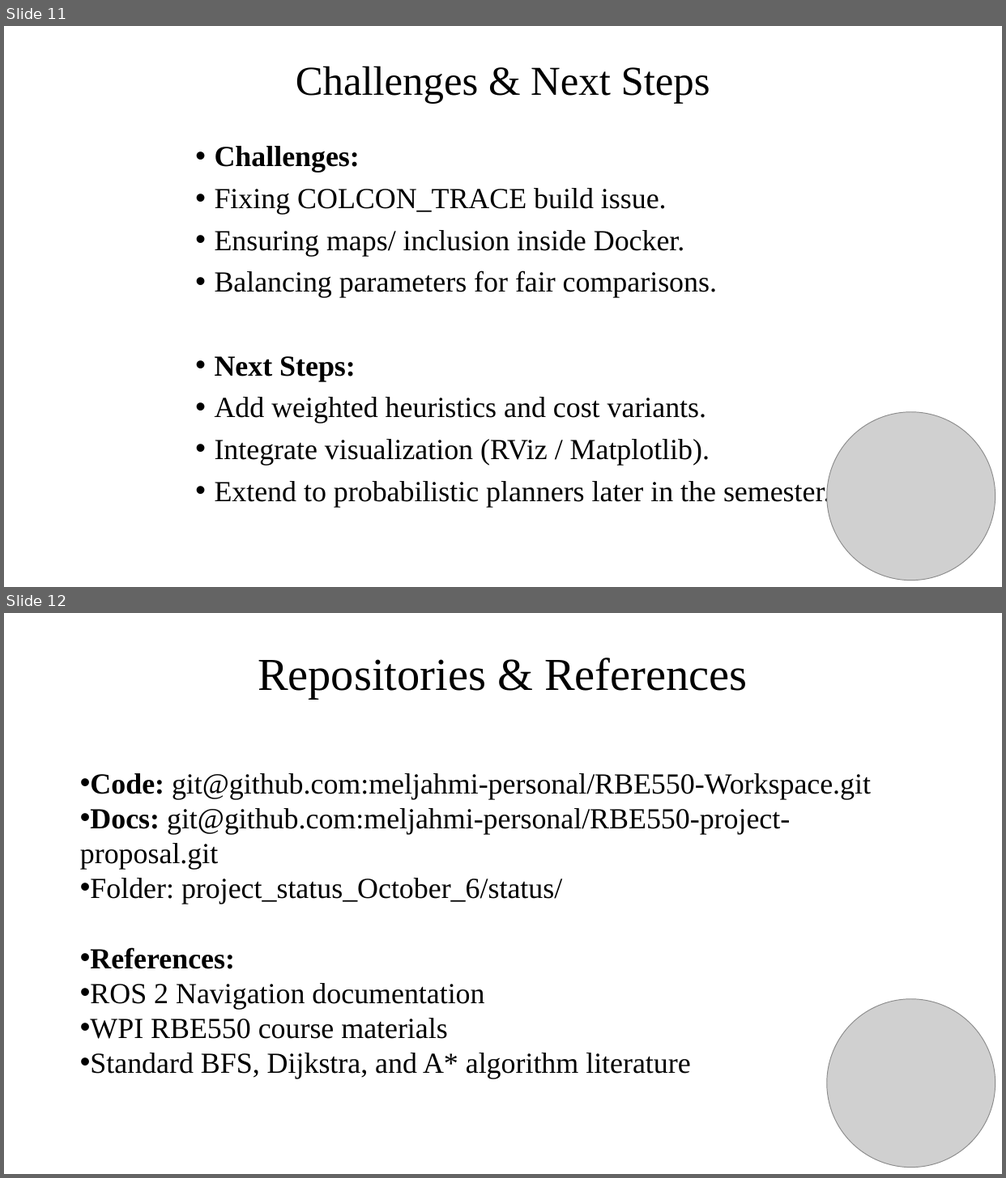
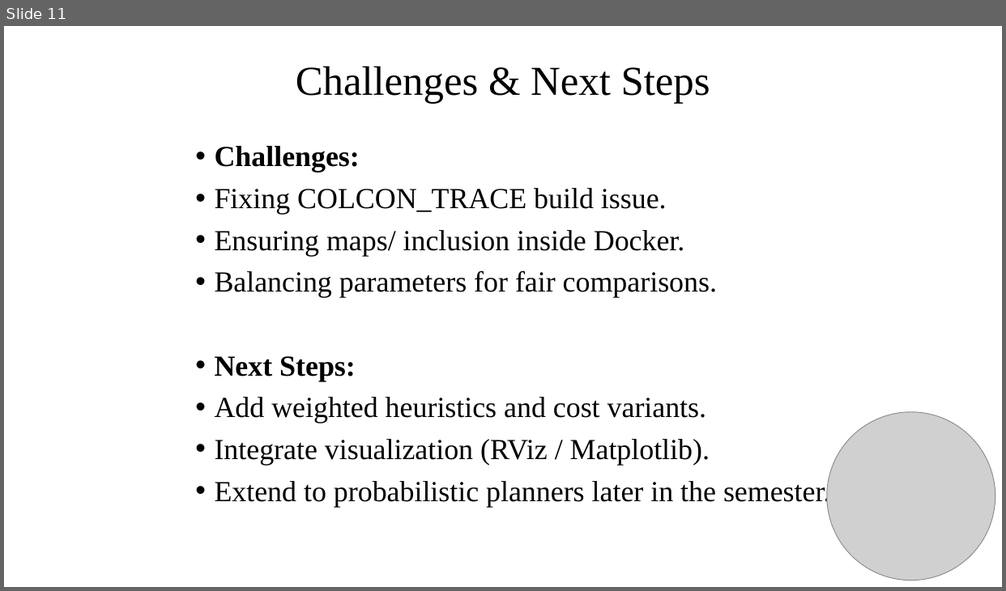
Before and after one commit to meljahmi-personal/RBE550-project-proposal, a slide deck: project_status_October_6/status/Benchmarking_Classical_Grid_Based_Planners_in_ROS2_Oct62025.pptx. Shown one above the other, each under a label of ours: slides 11 and 12 before the commit, slide 11 after it. The pictures are 1006x1178 and 1006x591 pixels, drawn with LibreOffice and Linux fonts; fonts in the diff are those of the drawing; grey boxes stand for pictures. Boxes give left, top, right and bottom in pixels: in the first picture for what was removed or moved away, otherwise in the second. Text is boxed around its words. In the diff, an @@ line names an element or a change of style, - is before the commit and + after.

```diff
--- a/project_status_October_6/status/Benchmarking_Classical_Grid_Based_Planners_in_ROS2_Oct62025.pptx
+++ b/project_status_October_6/status/Benchmarking_Classical_Grid_Based_Planners_in_ROS2_Oct62025.pptx
@@ slide 12 removed at (4, 613, 1002, 1174), background #FFFFFF @@
@@ title removed at (258, 658, 748, 700) @@
-Repositories & References
@@ text removed at (80, 773, 871, 1080) @@
-• Code: git@github.com:meljahmi-personal/RBE550-Workspace.git
-• Docs: git@github.com:meljahmi-personal/RBE550-project-proposal.git
-• Folder: project_status_October_6/status/
-• References:
-• ROS 2 Navigation documentation
-• WPI RBE550 course materials
-• Standard BFS, Dijkstra, and A* algorithm literature
@@ picture removed at (827, 999, 995, 1168) @@
```
Also in this commit, not shown: 3 slides changed, 3 other files.
